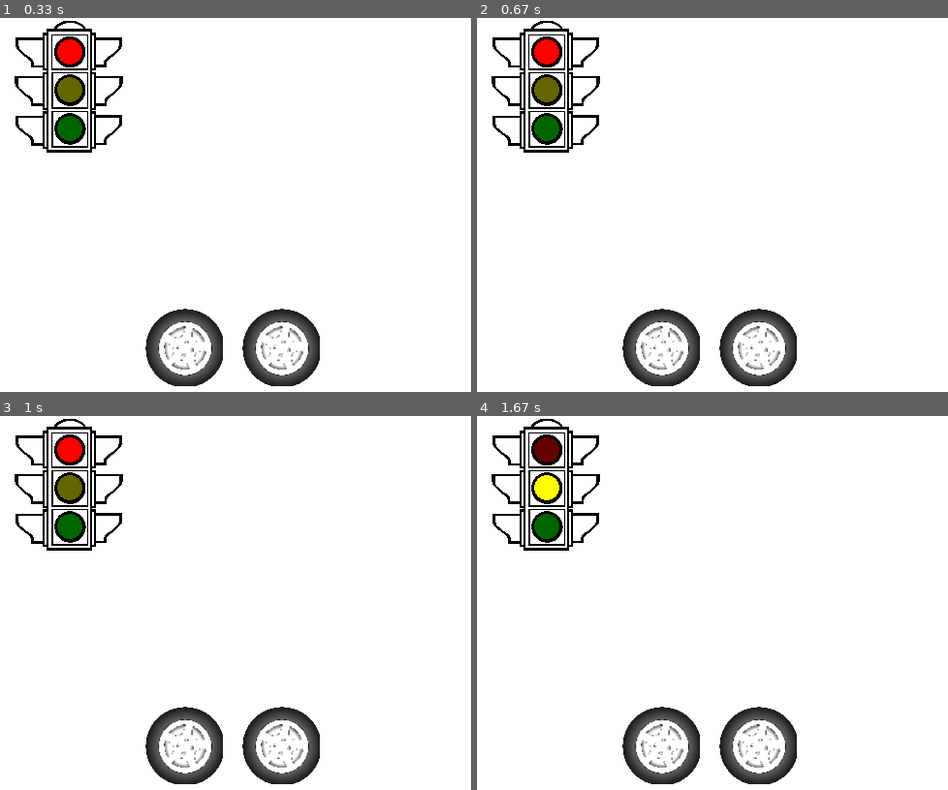
Above: before the commit, frames 1-4 (two rows, left to right).
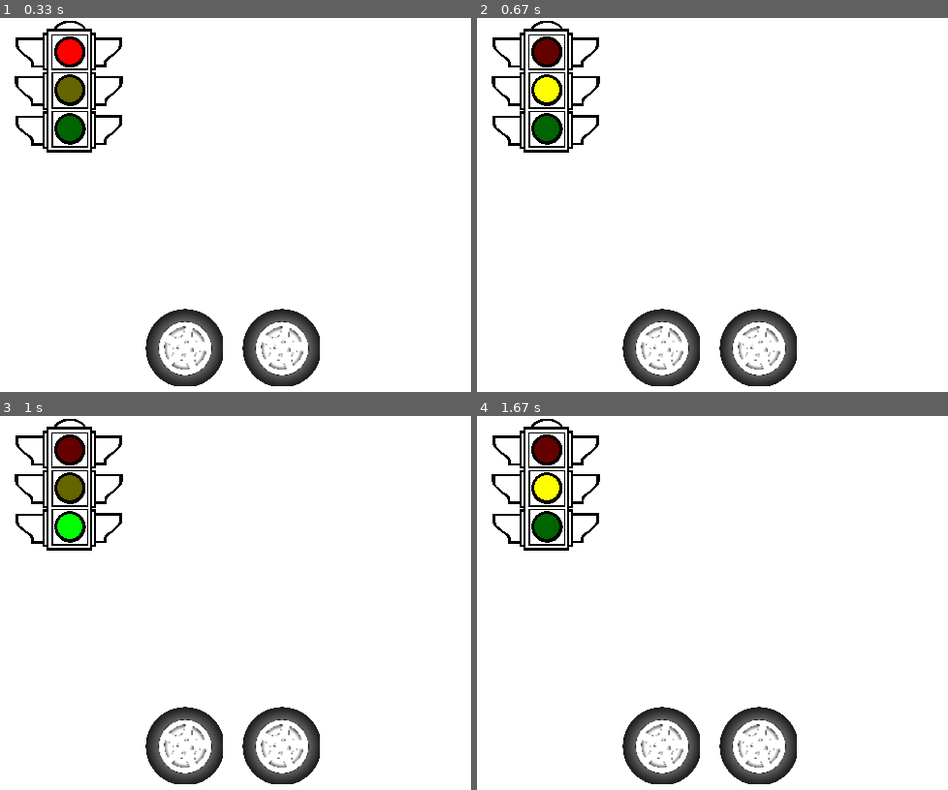
Above: after the commit, the same moments.

Repository: fin-github/Pygame_Shtuff
Game: pygame game, started from animated_picture.py
Same seed, same stepped clock (60 frames per second), same inputs: the game is played once before the commit and once after it. The source is Python 2; it was converted automatically to run under Python 3.
Inputs:
- Up to frame 1 (0.33 s): no input
- Up to frame 2 (0.67 s): tap Y at 0.33 s
- Up to frame 3 (1 s): tap G at 0.67 s
- Up to frame 4 (1.67 s): tap R at 1 s; hold Right from 1.33 s (still down)

Frame 1 is identical in both runs. In frame 2, 0.6% of the frame differs, in the area x 12-18%, y 5-23%; in frame 3, 0.6%; in frame 4, nothing differs.

Commit message:
Started Quarto Interface

Diff:
--- a/Pygame_Test.py
+++ b/Pygame_Test.py
@@ -20,6 +20,9 @@
 textRectObj.center = (200, 60)
 
 mouse_on_button = False
+
+class Button():
+    pass
 
 def right_arrow_pressed():
     print "Right Pressed!"
--- /dev/null
+++ b/Quarto_Interface.py
@@ -0,0 +1,80 @@
+import pygame, sys
+from pygame.locals import *
+
+pygame.init()
+MAINSURF = pygame.display.set_mode((800, 600))
+pygame.display.set_caption('Quarto')
+
+WHITE = (255, 255, 255)
+BLACK = (0, 0, 0)
+GREEN = (0, 255, 0)
+LIGHT_GREEN = (0, 100, 0)
+BLUE = (0, 0, 128)
+YELLOW = (255, 255, 0)
+LIGHT_YELLOW = (100, 100, 0)
+RED = (255, 0, 0)
+LIGHT_RED = (100, 0, 0)
+
+class Board():
+
+    def __init__(self, position, board_width, square_width):
+        self.position = position
+        self.total_squares = board_width * board_width
+        self.square_width = square_width
+        self.squares = []
+        for square_num in range(self.total_squares):
+            new_square = Square(square_num, self.position, self.square_width)
+            self.squares.append(new_square)
+
+    def set_square(self, square_number, piece):
+        pass
+
+    def get_square(self, square_number):
+        pass
+
+    def get_board_surface():
+        pass
+
+class Square():
+
+    def __init__(self, square_number, board_position, width):
+        self.square_num = square_number
+        self.width = width
+        #Do some math here!!
+        #self.position =
+
+    def get_val(self):
+        pass
+
+    def set_val(self):
+        pass
+
+    def get_location(self):
+        return (self.x, self.y)
+
+    def get_square_surface():
+        pass
+
+while True: # main game loop
+    MAINSURF.fill(WHITE)
+    for event in pygame.event.get():
+        if(event.type == QUIT):
+            pygame.quit()
+            sys.exit()
+        elif(event.type == KEYDOWN):
+            key_map = pygame.key.get_pressed()
+            if(key_map[K_RIGHT]):
+                right_arrow_pressed()
+            elif(key_map[K_LEFT]):
+                left_arrow_pressed()
+            elif(key_map[K_DOWN]):
+                down_arrow_pressed()
+            elif(key_map[K_UP]):
+                up_arrow_pressed()
+        elif(event.type == MOUSEMOTION):
+            #check_mouse_pos()
+            pass
+        elif(event.type == MOUSEBUTTONDOWN):
+            #mouse_click()
+            pass
+    pygame.display.update()
--- a/animated_picture.py
+++ b/animated_picture.py
@@ -61,7 +61,6 @@
     global current_x
     global traffic_light
     move_by = get_move_by()
-    #DISPLAYSURF.fill(WHITE)
     DISPLAYSURF.blit(traffic_light, (0 - move_by,0))
     pygame.draw.rect(DISPLAYSURF, WHITE, (108 - move_by, 136, 32, 7))
     change_light(NO_CHANGE)
@@ -121,8 +120,15 @@
                 acc = ACC_INCREASE
             elif(key_map[K_UP]):
                 acc = ACC_DECREASE
-            elif(key_map[K_SPACE]):
-                draw_lights([True, True, True])
+            elif(key_map[K_r]):
+                draw_lights([True, False, False])
+                current_light = 0
+            elif(key_map[K_y]):
+                draw_lights([False, True, False])
+                current_light = 1
+            elif(key_map[K_g]):
+                draw_lights([False, False, True])
+                current_light = 2
         elif(event.type == MOUSEBUTTONDOWN):
             print pygame.mouse.get_pos()
         elif(event.type == KEYUP):
